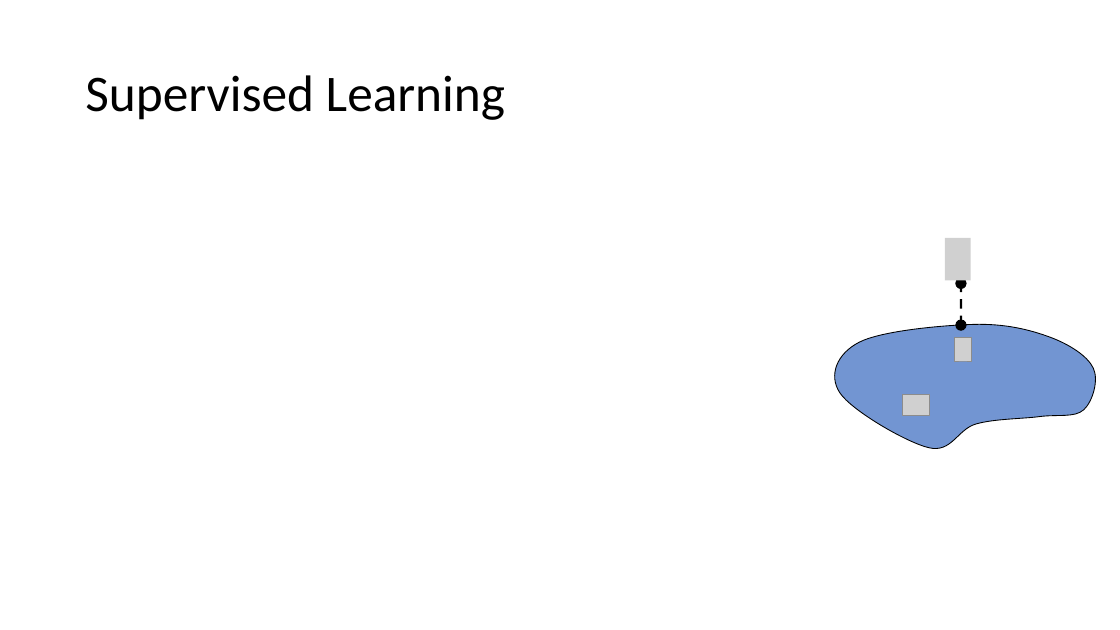
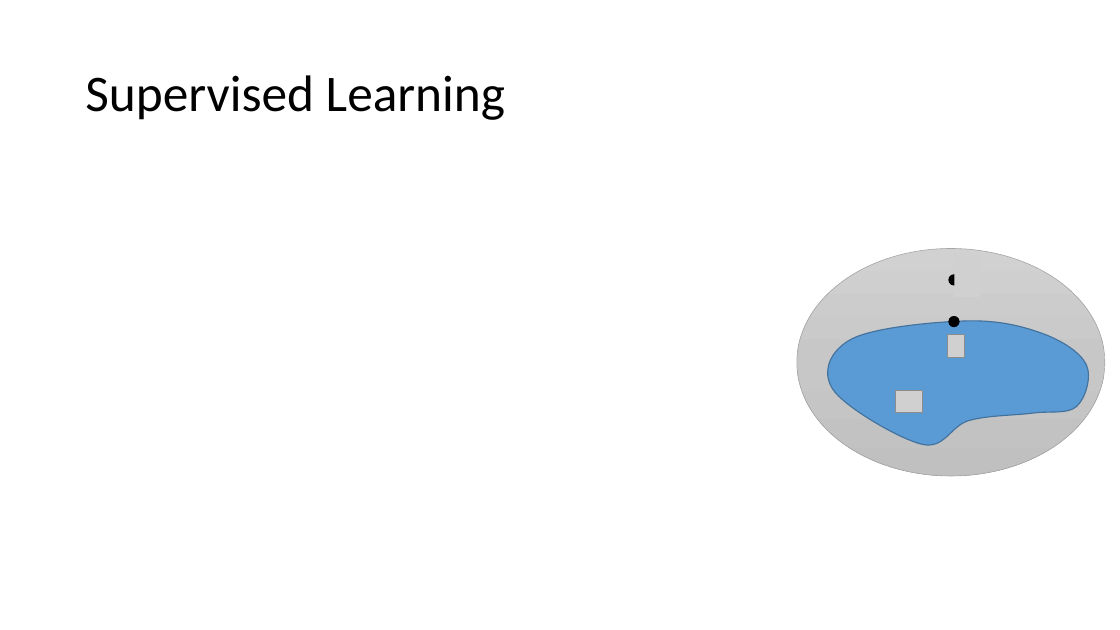
Before and after one commit to mhahsler/CS7320-AI, a slide deck: slide 4 of slides/19_ML_intro.pptx. Drawn at 1120x630 pixels with LibreOffice and Linux fonts; fonts in the diff are those of the drawing; grey boxes stand for pictures. Boxes give left, top, right and bottom in pixels: in the first picture for what was removed or moved away, otherwise in the second. Text is boxed around its words. In the diff, an @@ line names an element or a change of style, - is before the commit and + after.

```diff
--- a/slides/19_ML_intro.pptx
+++ b/slides/19_ML_intro.pptx
@@ ellipse added at [797,249,1106,476], fill gradient #D2D2D2 to #C8C8C8 to #C0C0C0, outline #A5A5A5 0.5 pt @@
@@ picture: place and size @@
-picture at [945,238,971,280]
+picture at [954,255,981,297]
@@ line removed from (961, 283) to (961, 322) @@
@@ 2 pictures, 2 ellipses, 1 freeform shape: place and size @@
-2 pictures, 2 ellipses, 1 freeform shape at [828,278,1099,453]
+2 pictures, 2 ellipses, 1 freeform shape at [822,275,1092,450]
@@ freeform shape at [822,320,1092,450]: fill #4472C4 at 75% opacity to #5B9BD5; outline #000000 0.75 pt to #43739E 1 pt @@
```
Also in this commit, not shown: 15 other slides changed, 2 slides added, 2 slides removed, 1 other file.
